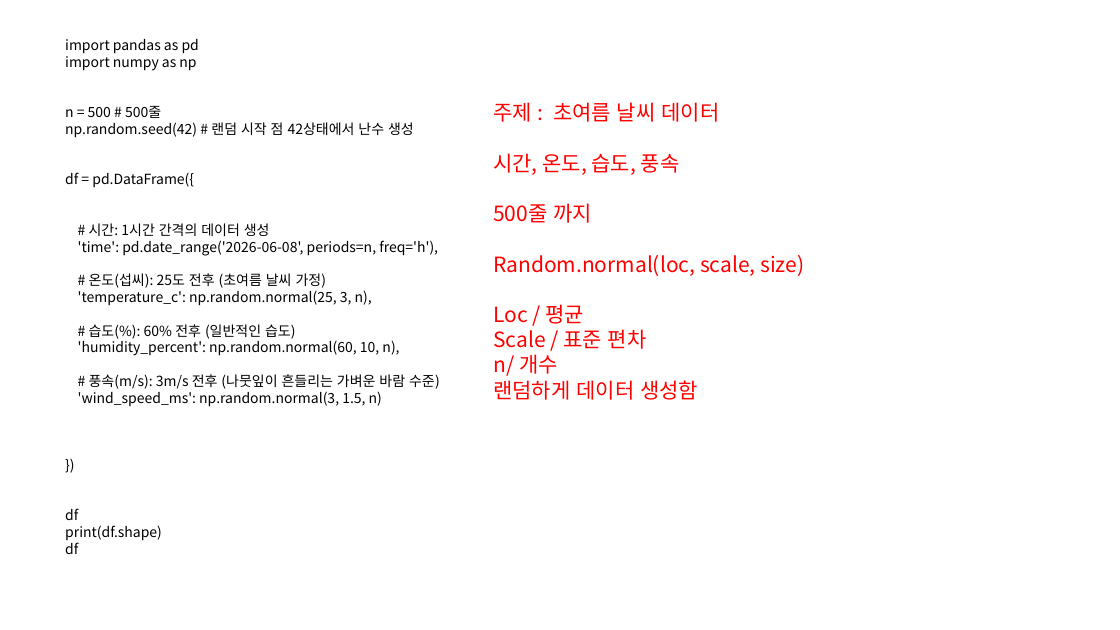
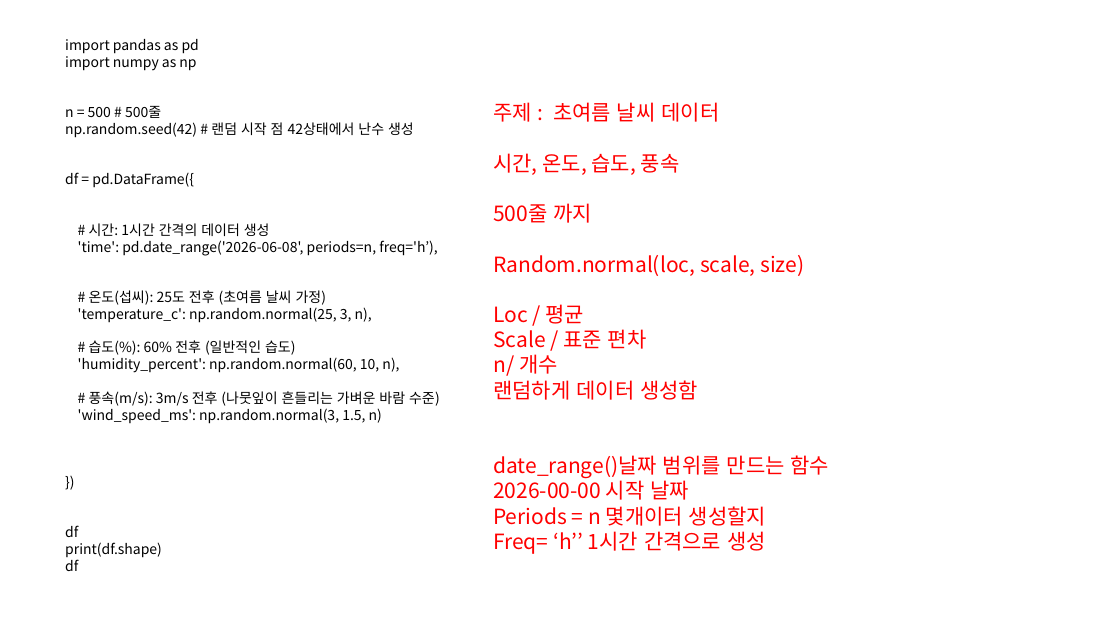
Before and after one commit to taesub0204/python, a slide deck: slide 2 of 반도체장비분석프로그래밍_python/천재성.pptx (slide 1 before the commit). Drawn at 1120x630 pixels with LibreOffice and Linux fonts; fonts in the diff are those of the drawing. Boxes give left, top, right and bottom in pixels: in the first picture for what was removed or moved away, otherwise in the second. Text is boxed around its words. In the diff, an @@ line names an element or a change of style, - is before the commit and + after.

Commit message:
장비데이터분석 PPT

```diff
--- a/반도체장비분석프로그래밍_python/천재성.pptx
+++ b/반도체장비분석프로그래밍_python/천재성.pptx
@@ text at (78, 240, 438, 256): text changed @@
-'time': pd.date_range('2026-06-08', periods=n, freq='h'),
+'time': pd.date_range('2026-06-08', periods=n, freq='h’),
@@ text at (493, 455, 830, 554): paragraphs added @@
+date_range()날짜 범위를 만드는 함수
+2026-00-00 시작 날짜
+Periods = n 몇개이터 생성할지
+Freq= ‘h’’ 1시간 간격으로 생성
```
Also in this commit, not shown: 8 other slides changed, 2 slides added, 2 other files.
